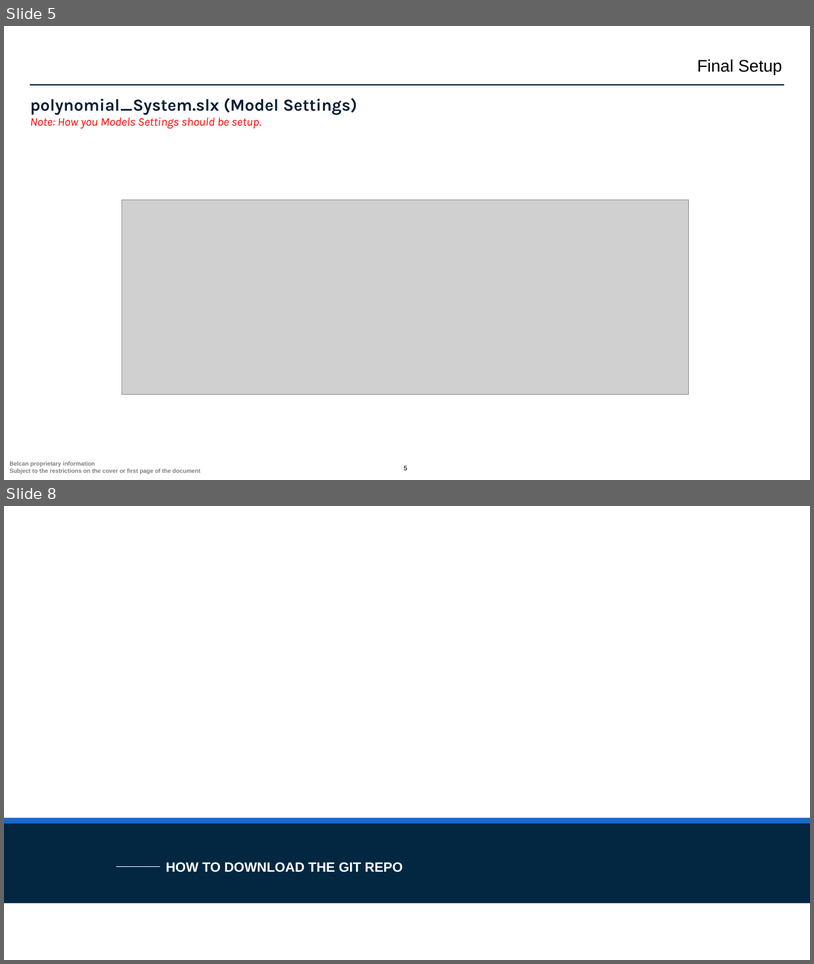
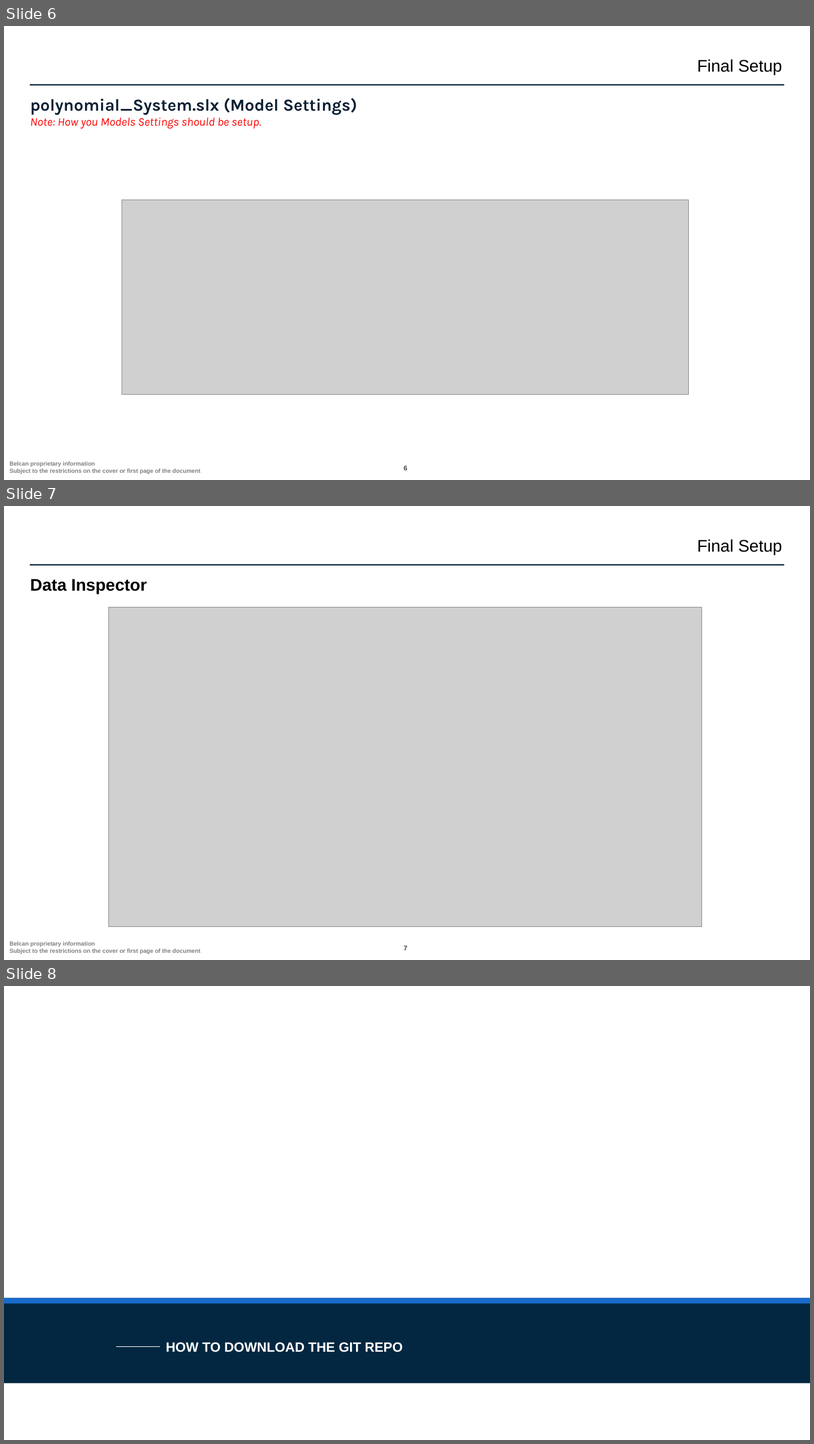
Before and after one commit to ntylerbelcan/aviation-controls-simulink-training-Belcan, a slide deck: ch02/01_polynomial_System/Chapter 2 01_polynomial_System.pptx. Shown one above the other, each under a label of ours: slides 5 and 8 before the commit, slides 6, 7 and 8 after it; the slides between them are not shown. The pictures are 814x964 and 814x1444 pixels, drawn with LibreOffice and Linux fonts; fonts in the diff are those of the drawing; grey boxes stand for pictures; background and template pictures are left out. Boxes give left, top, right and bottom in pixels: in the first picture for what was removed or moved away, otherwise in the second. Text is boxed around its words. In the diff, an @@ line names an element or a change of style, - is before the commit and + after.

```diff
--- a/ch02/01_polynomial_System/Chapter 2 01_polynomial_System.pptx
+++ b/ch02/01_polynomial_System/Chapter 2 01_polynomial_System.pptx
@@ slide 7 added at [4,506,810,960], background #FFFFFF; not listed: 3 template elements that a slide beside it also shows @@
@@ text added at [698,539,782,555], 20 pt, text #000000 @@
+Final Setup
@@ title added at [30,579,147,594], 20 pt, text #000000, bold @@
+Data Inspector
@@ picture added at [108,607,702,927] @@
@@ what was slide 5 is now slide 6 @@
```
Also in this commit, not shown: 8 slides changed, 1 other slide added, 3 slides removed, 1 other file.
